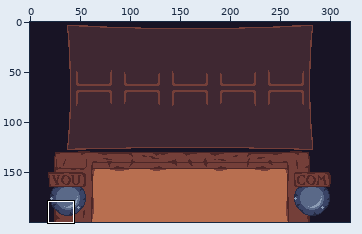
Pixel-art file, stored at assets/Sprites/background.ase. Above, an overview of the earlier version with the close-up marked.
Close-up. Earlier state:
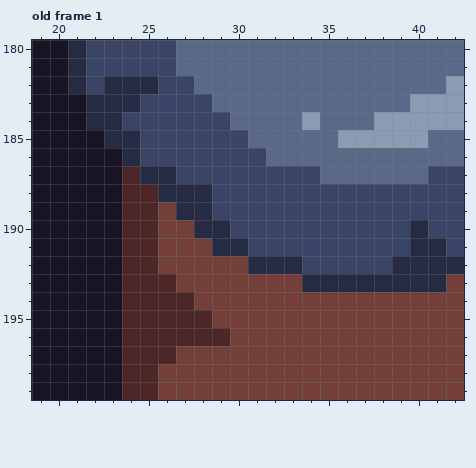
320x200 pixels, 1 frame. Shown: old frame 1: x 19..42, y 180..199. The commit also changed other frames or places, which this record leaves out.
The result:
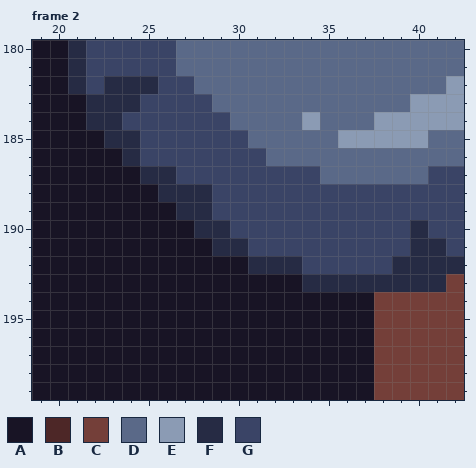
Palette (. is transparent): A #181425  B #4d2727  C #743f39  D #5a6988  E #8b9bb4  F #262b44  G #3a4466
A new or re-ordered frame is compared with the old frame closest to it.
Diff:
frames 1 -> 2
--- frame 2 is new; against old frame 1
@@ x 19..42 @@
 186 AAAAAFGGGGGGGDDDDDDDDDDD
-187 AAAAABFFGGGGGGGGDDDDDDGG
-188 AAAAABBFFFGGGGGGGGGGGGGG
-189 AAAAABBCFFGGGGGGGGGGGGGG
-190 AAAAABBCCFFGGGGGGGGGGFGG
-191 AAAAABBCCCFFGGGGGGGGGFFG
-192 AAAAABBCCCCCFFFGGGGGFFFF
-193 AAAAABBBCCCCCCCFFFFFFFFC
-194 AAAAABBBBCCCCCCCCCCCCCCC
-195 AAAAABBBBBCCCCCCCCCCCCCC
-196 AAAAABBBBBBCCCCCCCCCCCCC
-197 AAAAABBBCCCCCCCCCCCCCCCC
-198 AAAAABBCCCCCCCCCCCCCCCCC
-199 AAAAABBCCCCCCCCCCCCCCCCC
+187 AAAAAAFFGGGGGGGGDDDDDDGG
+188 AAAAAAAFFFGGGGGGGGGGGGGG
+189 AAAAAAAAFFGGGGGGGGGGGGGG
+190 AAAAAAAAAFFGGGGGGGGGGFGG
+191 AAAAAAAAAAFFGGGGGGGGGFFG
+192 AAAAAAAAAAAAFFFGGGGGFFFF
+193 AAAAAAAAAAAAAAAFFFFFFFFC
+194 AAAAAAAAAAAAAAAAAAACCCCC
+195 AAAAAAAAAAAAAAAAAAACCCCC
+196 AAAAAAAAAAAAAAAAAAACCCCC
+197 AAAAAAAAAAAAAAAAAAACCCCC
+198 AAAAAAAAAAAAAAAAAAACCCCC
+199 AAAAAAAAAAAAAAAAAAACCCCC
